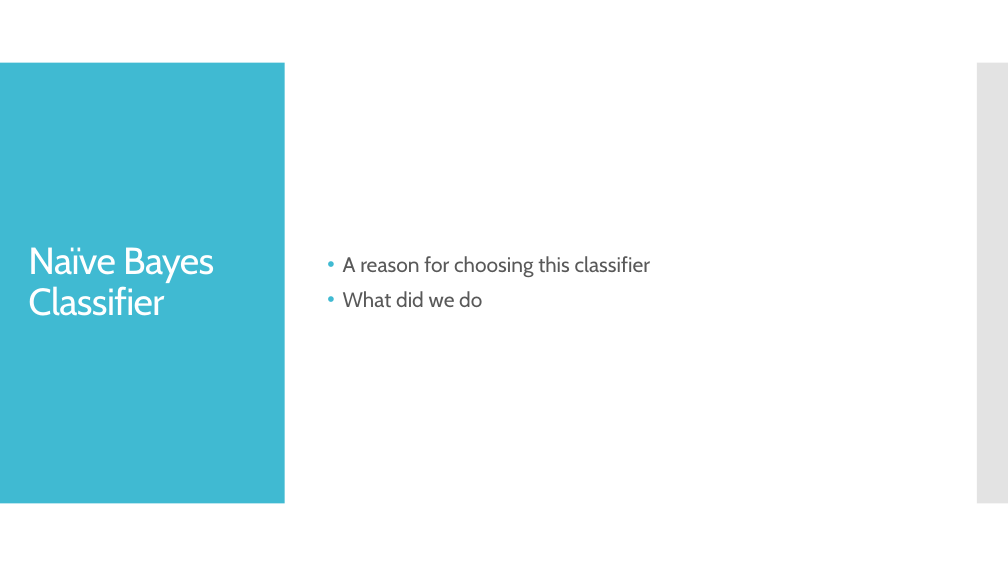
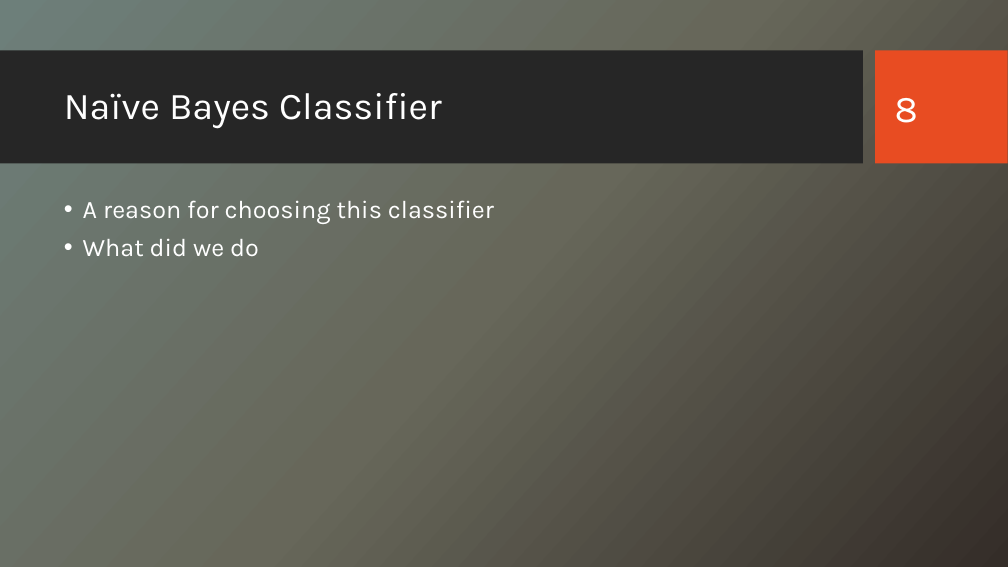
Before and after one commit to CS223-YelpReview/Yelp-NLP, a slide deck: slide 8 of Yelp Reviews – A Study.pptx (slide 4 before the commit). Drawn at 1008x567 pixels with LibreOffice and Linux fonts; fonts in the diff are those of the drawing; background and template pictures are left out. Boxes give left, top, right and bottom in pixels: in the first picture for what was removed or moved away, otherwise in the second. Text is boxed around its words. In the diff, an @@ line names an element or a change of style, - is before the commit and + after.

```diff
--- a/Yelp Reviews – A Study.pptx
+++ b/Yelp Reviews – A Study.pptx
@@ background #FFFFFF to picture (left out) @@
@@ rectangle added at (0,51,863,164), fill #262626 @@
@@ rectangle added at (876,51,1008,164), fill #E84C22 @@
@@ rectangle removed at (0,63,285,504) @@
@@ title "Naïve Bayes Classifier": place and size @@
-title "Naïve Bayes Classifier" at (28,247,214,316)
+title "Naïve Bayes Classifier" at (64,93,442,128)
@@ title "Naïve Bayes Classifier" at (64,93,442,128): font Cabin to Karla, letter spacing -0.6 to 0 pt @@
@@ rectangle removed at (977,63,1008,504) @@
@@ page number added at (895,98,918,123), 36 pt, text #FFFFFF @@
+8
@@ text "A reason for choosing this ...": place and size @@
-text "A reason for choosing this ..." at (343,256,650,307)
+text "A reason for choosing this ..." at (83,200,494,256)
@@ text "A reason for choosing this ..." at (83,200,494,256): size 20 to 24 pt, font Cabin to Karla, text colour #595959 to #FFFFFF; indent changed; less space between paragraphs; vertical alignment middle to top @@
```
Also in this commit, not shown: 4 other slides changed, 7 slides added, 2 slides removed.
